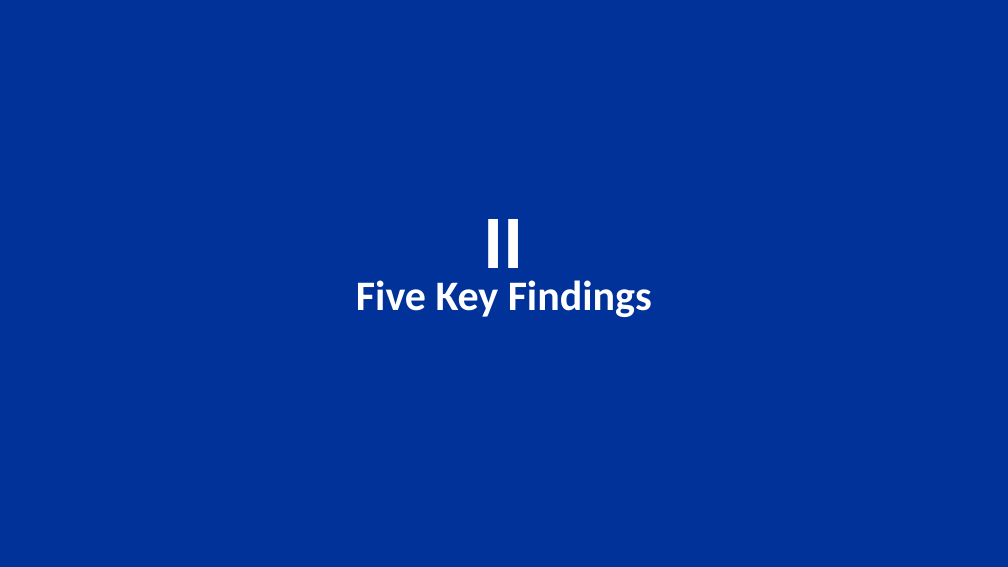
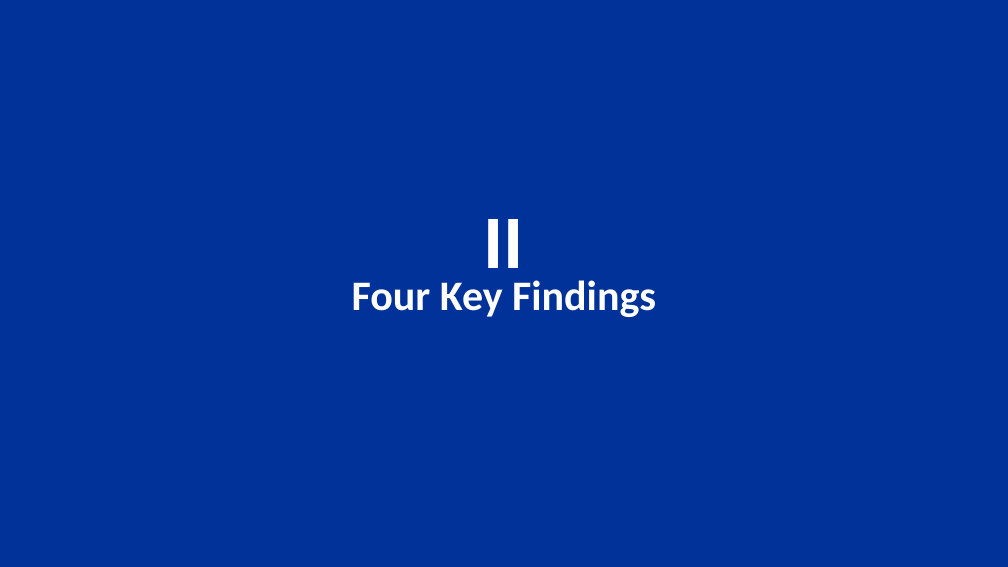
Before and after one commit to jonorice/Bond-spillovers, a slide deck: slide 6 of comprehensive_analysis/Bond_Spillovers_Policymaker_Deck.pptx. Drawn at 1008x567 pixels with LibreOffice and Linux fonts; fonts in the diff are those of the drawing. Boxes give left, top, right and bottom in pixels: in the first picture for what was removed or moved away, otherwise in the second. Text is boxed around its words. In the diff, an @@ line names an element or a change of style, - is before the commit and + after.

```diff
--- a/comprehensive_analysis/Bond_Spillovers_Policymaker_Deck.pptx
+++ b/comprehensive_analysis/Bond_Spillovers_Policymaker_Deck.pptx
@@ text at (352,280,656,317): text changed @@
-Five Key Findings
+Four Key Findings
```
Also in this commit, not shown: 8 other slides changed, 1 slide removed, 2 other files.
